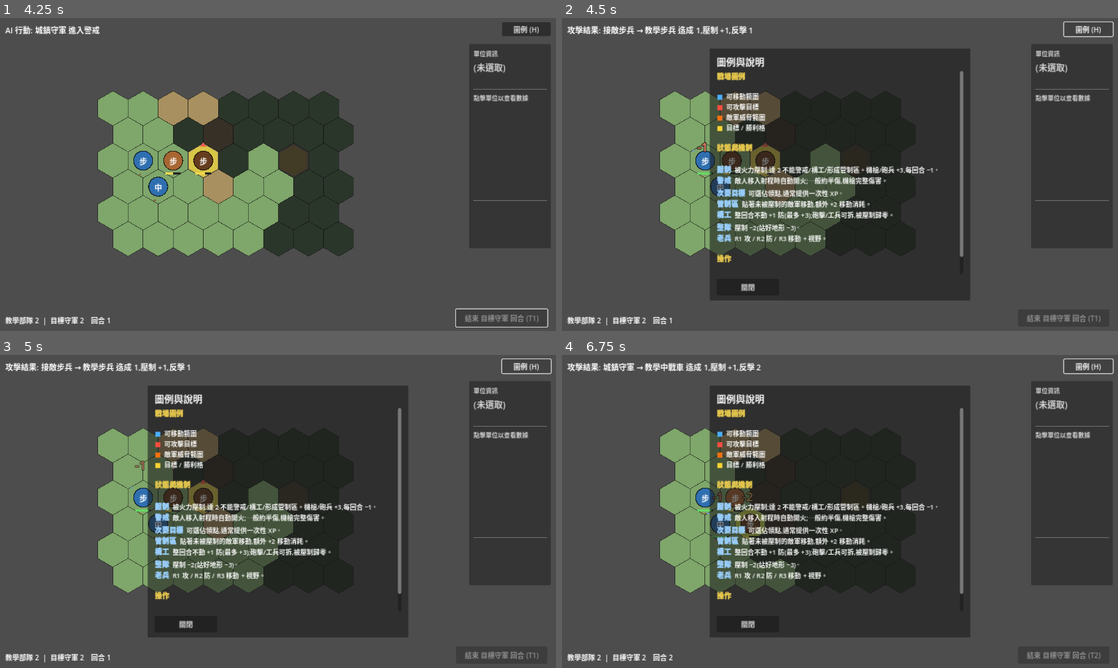
Above: before the commit, frames 1-4 (two rows, left to right).
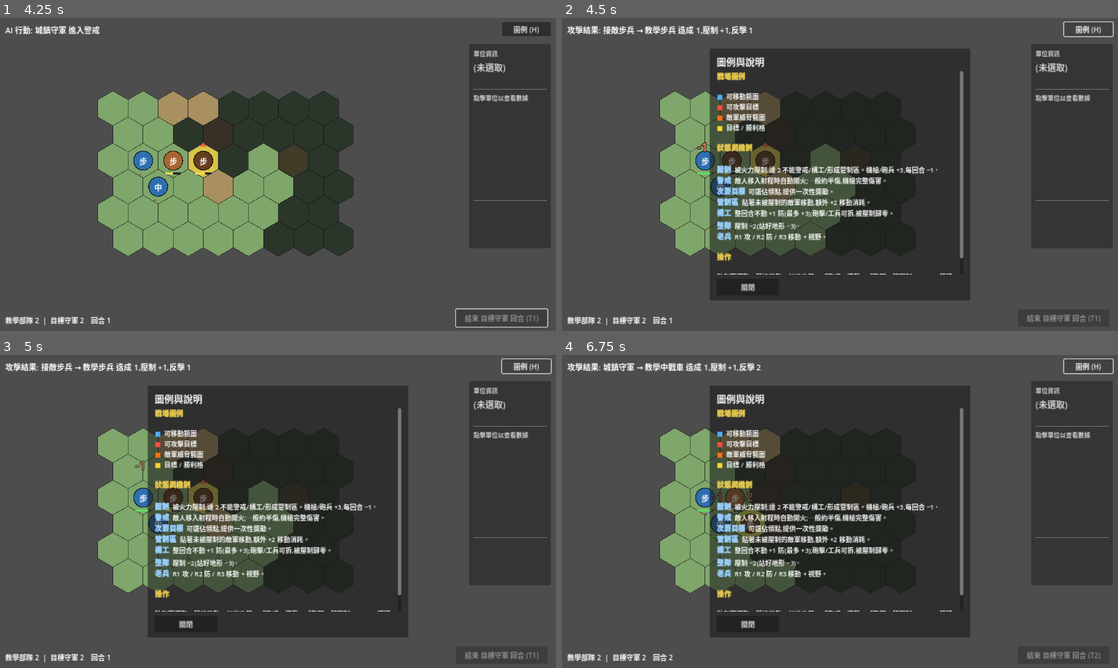
Above: after the commit, the same moments.

Repository: Fischer-Zhang/WorldWarII
Game: Godot game, scene res://scenes/main_menu.tscn
Same seed, same stepped clock (60 frames per second), same inputs: the game is played once before the commit and once after it.
Inputs:
- Up to frame 1 (4.25 s): click "戰役" at 0.5 s; click "教學戰役 0 (0/6) 從基礎操作到進階機制的短關卡序列…" at 1.25 s; click "開始選定作戰" at 2 s; click "開始戰鬥" at 2.75 s; click "結束 教學部隊 回合 (T1)" at 3.5 s
- Up to frame 2 (4.5 s): click "圖例 (H)" at 4.25 s
- Up to frame 3 (5 s): no input
- Up to frame 4 (6.75 s): click "關閉" at 5 s; click "結束 教學部隊 回合 (T2)" at 5.75 s; click "圖例 (H)" at 6.5 s

Frame 1 is identical in both runs. In frame 2, 2.1% of the frame differs, in the area x 27-73%, y 54-82%; in frame 3, 2.1%; in frame 4, 2.1%.

Commit message:
Generalize secondary objective XP rewards

Diff:
--- a/data/help.json
+++ b/data/help.json
@@ -26,7 +26,7 @@
     },
     {
       "term": "次要目標 (Secondary Objective)",
-      "body": "部分戰場會有不影響勝敗的次要目標。單位踩上指定格後會立刻取得一次性獎勵,目前主要用於少量經驗值;是否繞路奪取取決於回合壓力。"
+      "body": "部分戰場會有不影響勝敗的次要目標。單位踩上指定格後會立刻取得一次性獎勵,例如經驗值;是否繞路奪取取決於回合壓力。"
     },
     {
       "term": "管制區 (Zone of Control)",
@@ -89,7 +89,7 @@
     "status_short": [
       { "term": "壓制", "body": "被火力壓制;達 2 不能警戒/構工/形成管制區。機槍/砲兵 +3,每回合 −1。" },
       { "term": "警戒", "body": "敵人移入射程時自動開火;一般約半傷,機槍完整傷害。" },
-      { "term": "次要目標", "body": "可選佔領點,通常提供一次性 XP。" },
+      { "term": "次要目標", "body": "可選佔領點,提供一次性獎勵。" },
       { "term": "管制區", "body": "貼著未被壓制的敵軍移動,額外 +2 移動消耗。" },
       { "term": "構工", "body": "整回合不動 +1 防(最多 +3);砲擊/工兵可拆,被壓制歸零。" },
       { "term": "整隊", "body": "壓制 −2(站好地形 −3)。" },
--- a/data/scenarios/tut_01_terrain_zoc_overwatch.json
+++ b/data/scenarios/tut_01_terrain_zoc_overwatch.json
@@ -53,7 +53,9 @@
       "label": "道路檢查點",
       "faction": "allies",
       "target": [4, 0],
-      "xp_reward": 1
+      "rewards": [
+        {"type": "xp", "amount": 1}
+      ]
     }
   ],
   "victory": {
--- a/scripts/battle.gd
+++ b/scripts/battle.gd
@@ -1414,15 +1414,52 @@
 		if target_value == null or unit.coord != target_value:
 			continue
 		captured_secondary_objectives[key] = true
-		var xp_reward := int(objective.get("xp_reward", 0))
+		var rewards := _secondary_objective_rewards(objective)
+		var xp_reward := _secondary_objective_xp_reward(rewards)
 		if xp_reward > 0:
 			unit.gain_xp(xp_reward)
-		action_log.record_secondary_objective(unit, key, xp_reward, turn_manager.turn_number)
+		action_log.record_secondary_objective(unit, key, rewards, turn_manager.turn_number)
 		var label := String(objective.get("label", key))
-		var reward_text := "XP +%d" % xp_reward if xp_reward > 0 else "已控制"
+		var reward_text := _secondary_objective_reward_text(rewards)
 		_apply_player_objective_pulse()
 		return "%s 佔領 %s (%s)" % [unit.display_name, label, reward_text]
 	return ""
+
+func _secondary_objective_rewards(objective: Dictionary) -> Array[Dictionary]:
+	var rewards: Array[Dictionary] = []
+	var raw_rewards: Array = objective.get("rewards", [])
+	for raw in raw_rewards:
+		if typeof(raw) != TYPE_DICTIONARY:
+			continue
+		var reward: Dictionary = raw
+		var reward_type := String(reward.get("type", ""))
+		var amount := int(reward.get("amount", 0))
+		if reward_type == "" or amount <= 0:
+			continue
+		rewards.append({"type": reward_type, "amount": amount})
+	var legacy_xp := int(objective.get("xp_reward", 0))
+	if legacy_xp > 0 and _secondary_objective_xp_reward(rewards) <= 0:
+		rewards.append({"type": "xp", "amount": legacy_xp})
+	return rewards
+
+func _secondary_objective_xp_reward(rewards: Array[Dictionary]) -> int:
+	var total := 0
+	for reward in rewards:
+		if String(reward.get("type", "")) == "xp":
+			total += int(reward.get("amount", 0))
+	return total
+
+func _secondary_objective_reward_text(rewards: Array[Dictionary]) -> String:
+	var parts: Array[String] = []
+	for reward in rewards:
+		var reward_type := String(reward.get("type", ""))
+		var amount := int(reward.get("amount", 0))
+		match reward_type:
+			"xp":
+				parts.append("XP +%d" % amount)
+	if parts.is_empty():
+		return "已控制"
+	return ", ".join(parts)
 
 func _trigger_overwatch_along_path(mover: Unit, path: Array) -> int:
 	# As `mover` passes through each hex along `path`, every watcher that
--- a/scripts/scenario/action_log.gd
+++ b/scripts/scenario/action_log.gd
@@ -57,11 +57,16 @@
 		"turn": turn_number,
 	})
 
-func record_secondary_objective(unit, objective_id: String, xp_reward: int, turn_number: int) -> void:
+func record_secondary_objective(unit, objective_id: String, rewards: Array, turn_number: int) -> void:
+	var xp_reward := 0
+	for reward in rewards:
+		if typeof(reward) == TYPE_DICTIONARY and String(reward.get("type", "")) == "xp":
+			xp_reward += int(reward.get("amount", 0))
 	record("secondary_objective", {
 		"unit": String(unit.display_name),
 		"faction": String(unit.faction_id),
 		"objective_id": objective_id,
+		"rewards": rewards.duplicate(true),
 		"xp_reward": xp_reward,
 		"turn": turn_number,
 	})
--- a/tests/test_action_log.gd
+++ b/tests/test_action_log.gd
@@ -12,7 +12,7 @@
 
 	var log := ActionLog.new()
 	var unit := StubUnit.new()
-	log.record_secondary_objective(unit, "road_checkpoint", 1, 3)
+	log.record_secondary_objective(unit, "road_checkpoint", [{"type": "xp", "amount": 1}], 3)
 	if log.events.size() == 1:
 		pass_count += 1
 	else:
@@ -25,6 +25,7 @@
 			and String(event.get("faction", "")) == "allies" \
 			and String(event.get("objective_id", "")) == "road_checkpoint" \
 			and int(event.get("xp_reward", 0)) == 1 \
+			and (event.get("rewards", []) as Array).size() == 1 \
 			and int(event.get("turn", 0)) == 3:
 		pass_count += 1
 	else:
--- a/tests/test_battle_action_economy.gd
+++ b/tests/test_battle_action_economy.gd
@@ -156,7 +156,7 @@
 				"label": "Test Cache",
 				"faction": battle.player_faction_id,
 				"target": [secondary_offset.x, secondary_offset.y],
-				"xp_reward": 1,
+				"rewards": [{"type": "xp", "amount": 1}],
 			}]
 			battle._apply_player_objective_pulse()
 			if battle.hex_map.objective_overlays.size() == 2:
Not shown, changed: docs/ARCHITECTURE.md
Not shown, changed: docs/progress/BALANCE_WORKFLOWS.md
Not shown, changed: tools/scenario_balance_report.py
Not shown, changed: tools/scenario_probe.py
Not shown, changed: tools/validate_data.py
